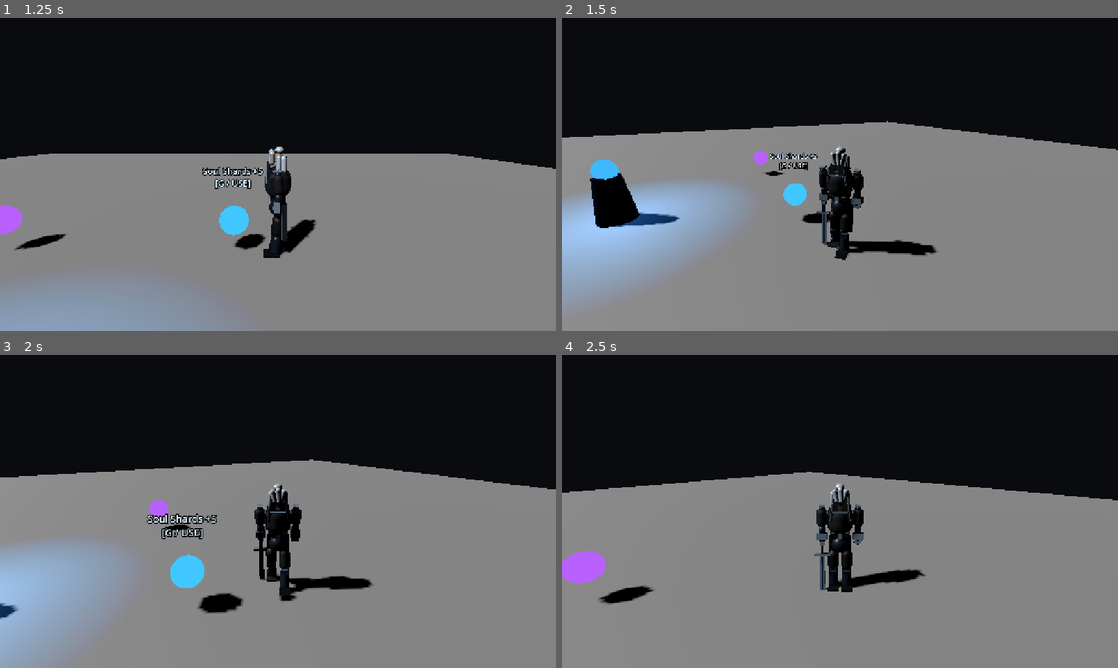
Above: before the commit, frames 1-4 (two rows, left to right).
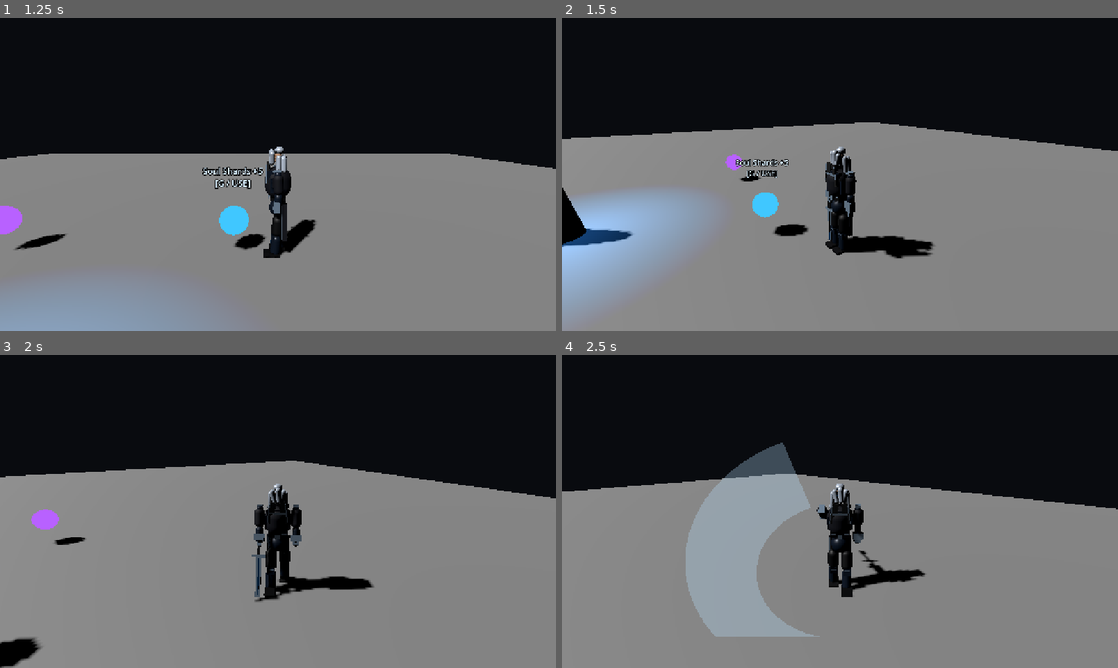
Above: after the commit, the same moments.

Repository: rilldudexs-glitch/Aetherion-wrath-of-fallen-angel
Game: Godot game, scene res://scenes/main.tscn
Two runs of this game, one before a commit and one after it. Both use one fixed random seed, a clock stepped at 60 frames per second and the inputs below.
Inputs (mouse positions are in pixels of both pictures, inside the frame that each line leads up to):
- Up to frame 1 (1.25 s): tap Enter at 0.5 s; move the mouse to (400, 158) at 0.52 s; hold D (move_right) from 0.53 s (still down); tap R (cycle_element) at 0.6 s; click (400, 158) at 0.67 s
- Up to frame 2 (1.5 s): move the mouse to (812, 174) at 1.27 s; release D (move_right) at 1.28 s; hold W (move_forward) from 1.28 s (still down); tap Space (dodge) at 1.35 s
- Up to frame 3 (2 s): keep holding W (move_forward)
- Up to frame 4 (2.5 s): keep holding W (move_forward); move the mouse to (851, 505) at 2.02 s; tap K (heavy_attack) at 2.1 s

Frame 1 is identical in both runs. In frame 2, 7.9% of the frame differs, in the area x 0-100%, y 32-78%; in frame 3, 11%; in frame 4, 11%, in the area x 0-100%, y 28-90%.
Error before the commit: Parse Error: Cannot infer the type of "form_damage" variable because the value doesn't have a set type. (res://scripts/player/player_combat_controller.gd:249)

Commit message:
Fix Godot inferred type errors

Diff:
--- a/scripts/player/player_combat_controller.gd
+++ b/scripts/player/player_combat_controller.gd
@@ -197,7 +197,7 @@
 	}
 	var data: Dictionary = element_data.get(element, element_data["flame"])
 	var skill_power: float = 1.0 + float(weapon_levels[weapon_form] - 1) * 0.08
-	var origin := player.global_position + Vector3.UP * 0.15
+	var origin: Vector3 = player.global_position + Vector3.UP * 0.15
 	if element == "life" and combat:
 		combat.heal(32.0)
 	_apply_element_area(element, float(data["radius"]), float(data["damage"]) * skill_power)
@@ -246,8 +246,8 @@
 func _perform_attack(heavy: bool) -> void:
 	attack_timer = attack_cooldown
 	pending_heavy = heavy
-	var form_damage := [1.0, 0.92, 1.08, 1.0][weapon_form]
-	var form_reach := [1.0, 1.12, 0.92, 1.0][weapon_form]
+	var form_damage: float = [1.0, 0.92, 1.08, 1.0][weapon_form]
+	var form_reach: float = [1.0, 1.12, 0.92, 1.0][weapon_form]
 	var weapon_power: float = 1.0 + float(weapon_levels[weapon_form] - 1) * 0.12
 	pending_damage = (heavy_damage if heavy else light_damage) * form_damage * weapon_power
 	pending_reach = (heavy_range if heavy else light_range) * form_reach
